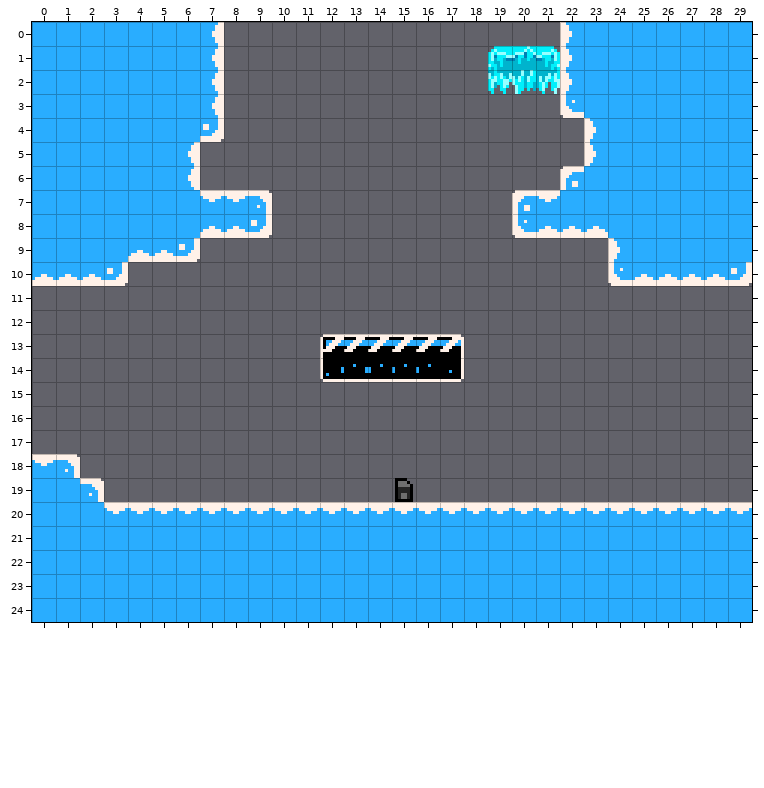
One commit to this Tiled map (JSON): res/maps/cave-forest-2.json. Above is the file before it was changed.
Cells are 8x8 px. Shown: x 0..29, y 0..24.
The result:
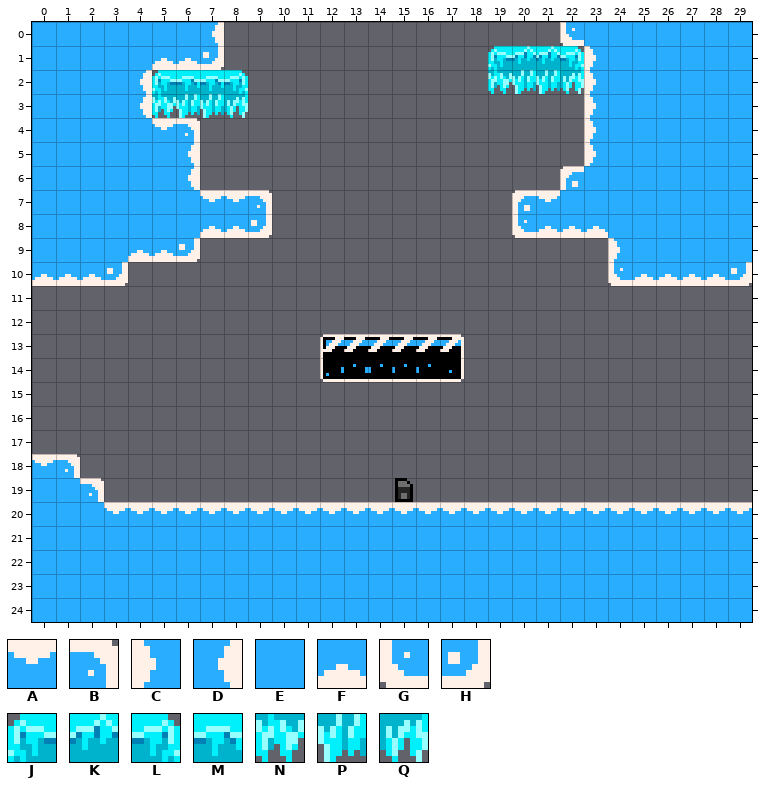
Key: from "tileset": A 1, B 2, C 6, D 7, E 8, F 15, G 24, H 26, J 96, K 97, L 98, M 101, N 120, P 121, Q 122.
_ is an empty cell.
Changes in this commit:
Layer "Tile Layer 1":
y 0: x 22 C -> G
y 1: x 5..7 EED -> FFH; x 21..23 LCE -> KLC
y 2: x 4..8 EEED_ -> DJMML; x 21..23 QCE -> PQC
y 3: x 4..8 EEED_ -> DNPPQ; x 22..23 GE -> _C
y 4: x 5..7 EEH -> AB_
Changed places in both pictures, as pixel boxes (x1, y1, x2, y2):
changed: (536, 25, 596, 118)
changed: (140, 49, 248, 142)
